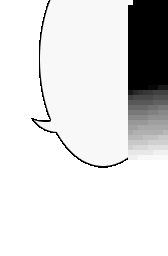
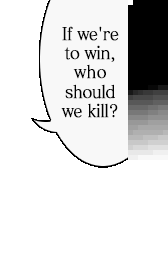
Two versions of the same layered image (168x256). Layer-by-layer changes:
added layer "If we're to win, who should we kill?" above "Layer 1" over (61, 26, 119, 118)
